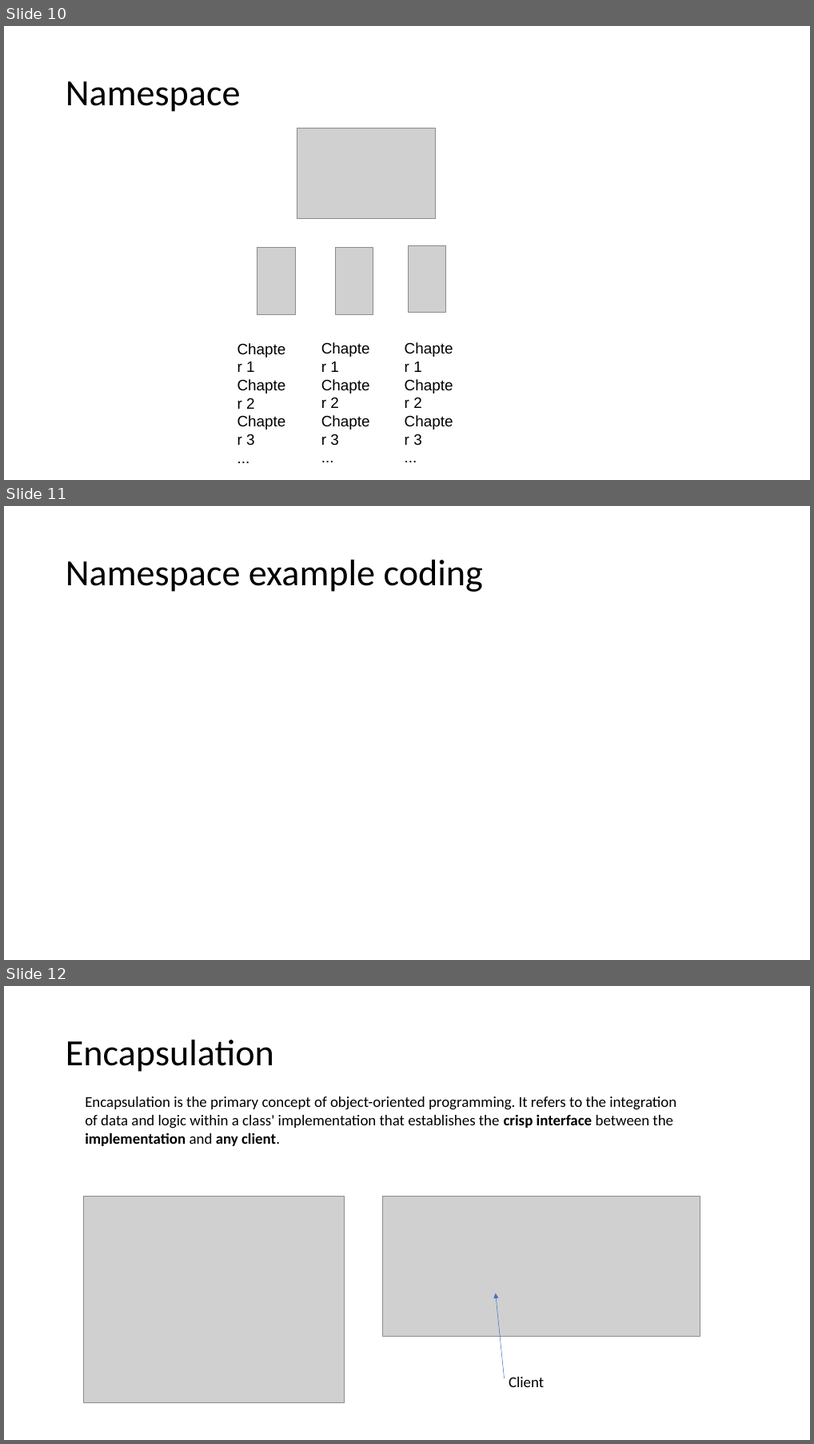
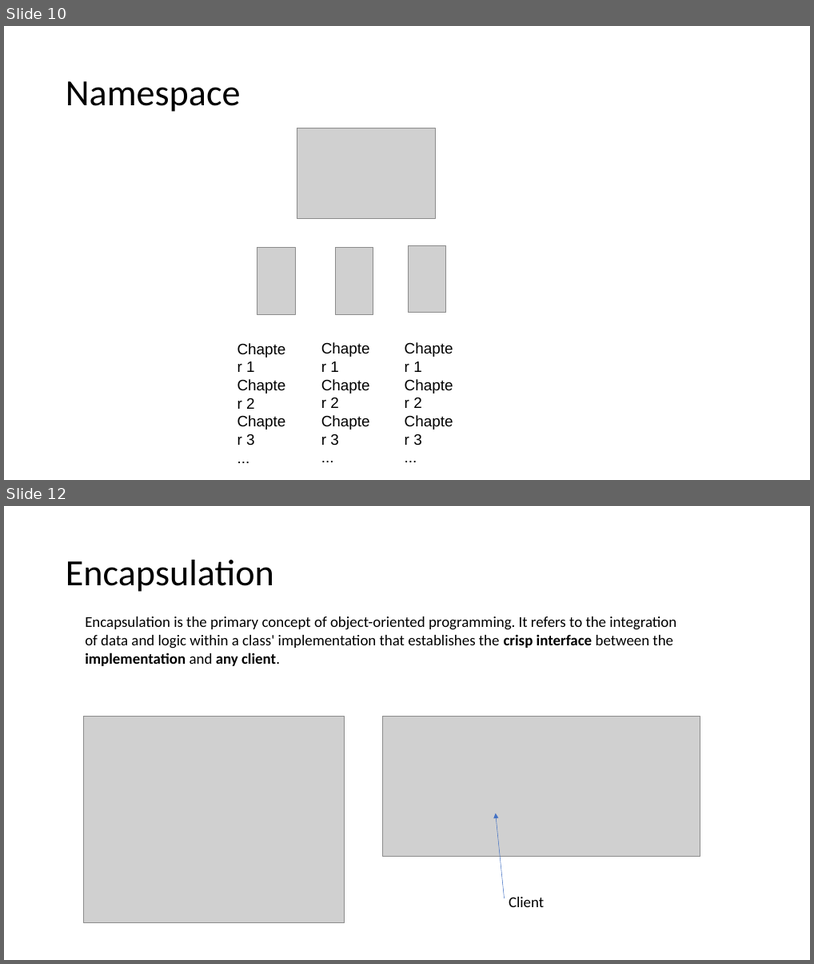
Before and after one commit to Seneca-244200/OOP244NDD, a slide deck: slides/Week1_1.pptx. Shown one above the other, each under a label of ours: slides 10, 11 and 12 before the commit, slides 10 and 12 after it; the slides between them are not shown. The pictures are 814x1444 and 814x964 pixels, drawn with LibreOffice and Linux fonts; fonts in the diff are those of the drawing; grey boxes stand for pictures. Boxes give left, top, right and bottom in pixels: in the first picture for what was removed or moved away, otherwise in the second. Text is boxed around its words. In the diff, an @@ line names an element or a change of style, - is before the commit and + after.

```diff
--- a/slides/Week1_1.pptx
+++ b/slides/Week1_1.pptx
@@ slide 11 removed at (x1=4, y1=506, x2=810, y2=960), background #FFFFFF @@
@@ title removed at (x1=66, y1=560, x2=483, y2=592) @@
-Namespace example coding
```
Also in this commit, not shown: 2 slides changed, 2 slides added, 2 other slides removed, 6 other files.
